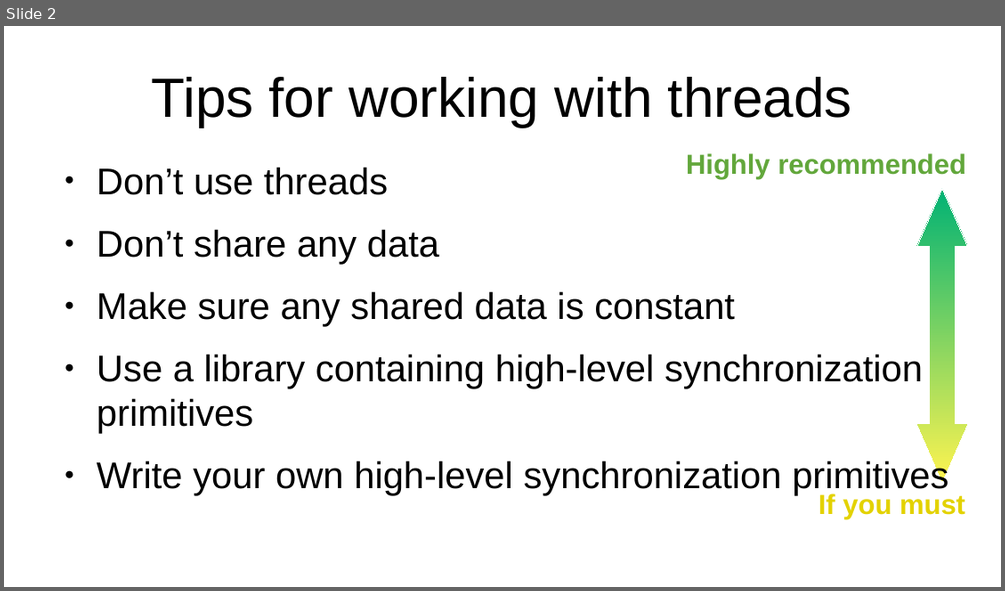
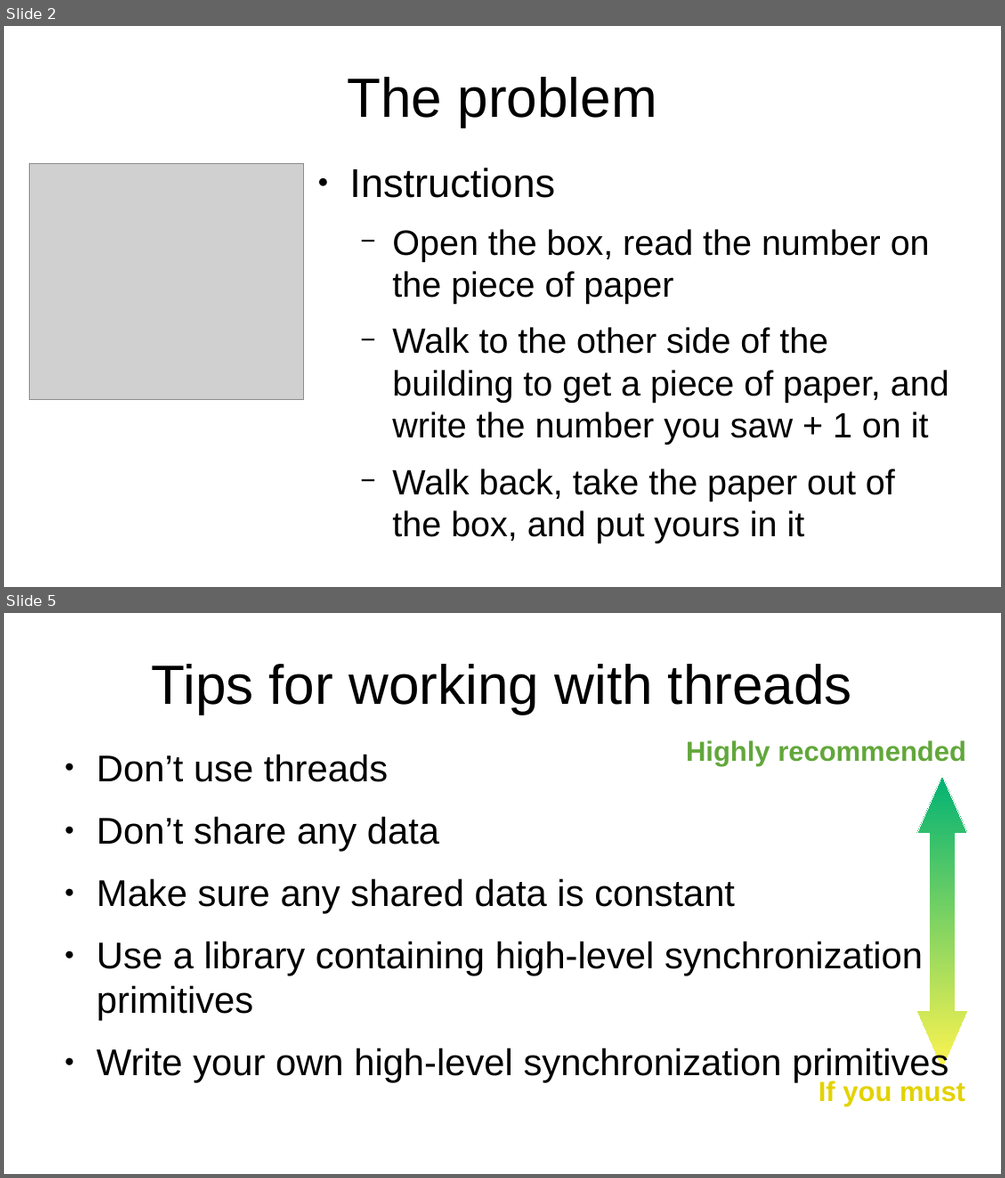
Before and after one commit to kees-jan/ptt3-multithreading, a slide deck: doc/Multithreading workshop.odp. Shown one above the other, each under a label of ours: slide 2 before the commit, slides 2 and 5 after it; the slides between them are not shown. The pictures are 1005x591 and 1005x1178 pixels, drawn with LibreOffice and Linux fonts; fonts in the diff are those of the drawing; grey boxes stand for pictures. Boxes give left, top, right and bottom in pixels: in the first picture for what was removed or moved away, otherwise in the second. Text is boxed around its words. In the diff, an @@ line names an element or a change of style, - is before the commit and + after.

```diff
--- a/doc/Multithreading workshop.odp
+++ b/doc/Multithreading workshop.odp
@@ slide 2 added at [4,26,1001,587], background #FFFFFF @@
@@ title added at [347,77,657,127], 44 pt, text #000000 @@
+The problem
@@ picture added at [29,163,303,400] @@
@@ text added at [349,168,949,543], 28 pt, text #000000 @@
+● Instructions
+  − Open the box, read the number on the piece of paper
+  − Walk to the other side of the building to get a piece of paper, and write the number you saw + 1 on it
+  − Walk back, take the paper out of the box, and put yours in it
@@ what was slide 2 is now slide 5 @@
```
Also in this commit, not shown: 2 slides changed, 2 other slides added.
